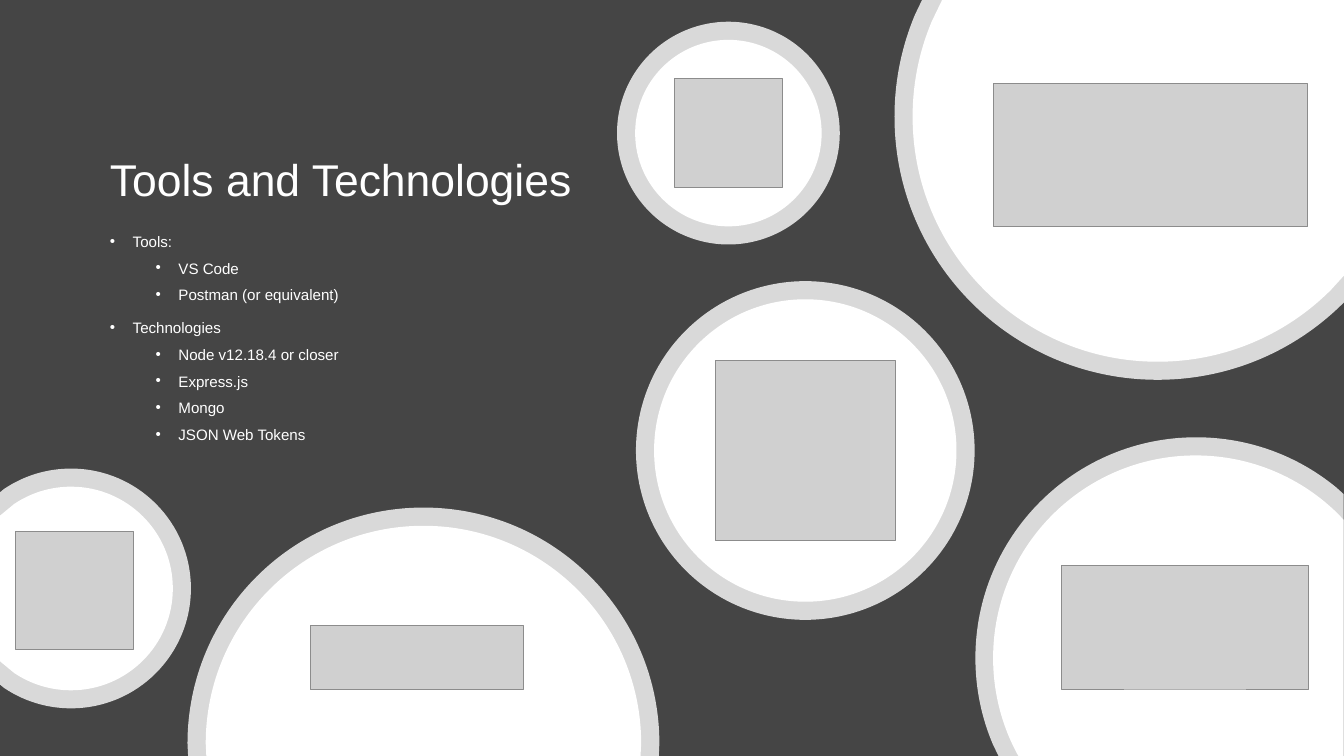
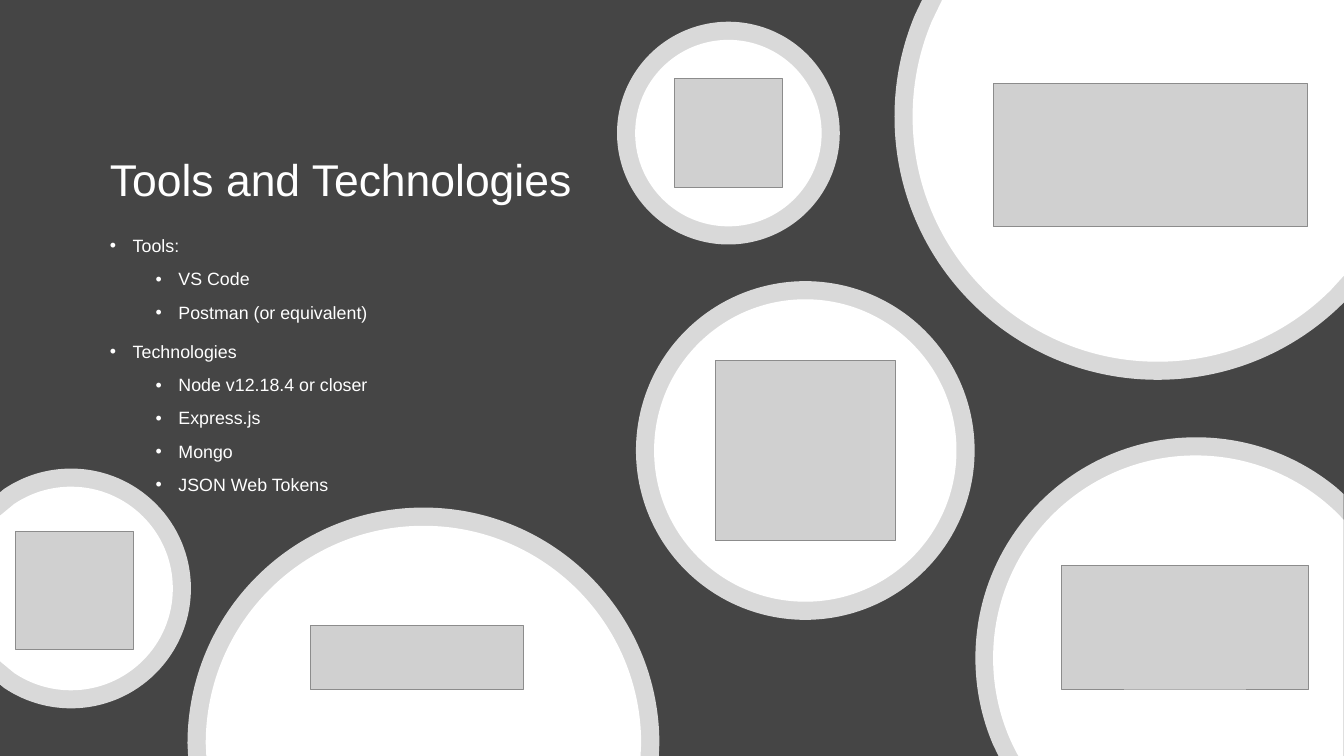
Before and after one commit to diarmuidoconnor/wad2, a slide deck: slide 30 of topic07/talk-1/node-2019.pptx. Drawn at 1344x756 pixels with LibreOffice and Linux fonts; fonts in the diff are those of the drawing; grey boxes stand for pictures. Boxes give left, top, right and bottom in pixels: in the first picture for what was removed or moved away, otherwise in the second. Text is boxed around its words. In the diff, an @@ line names an element or a change of style, - is before the commit and + after.

```diff
--- a/topic07/talk-1/node-2019.pptx
+++ b/topic07/talk-1/node-2019.pptx
@@ subtitle "Tools:" at (133,239,367,491): size 11.9 to 14 pt; line spacing 0.7 to 0.9 @@
```
Also in this commit, not shown: 4 other slides changed, 3 other files.
